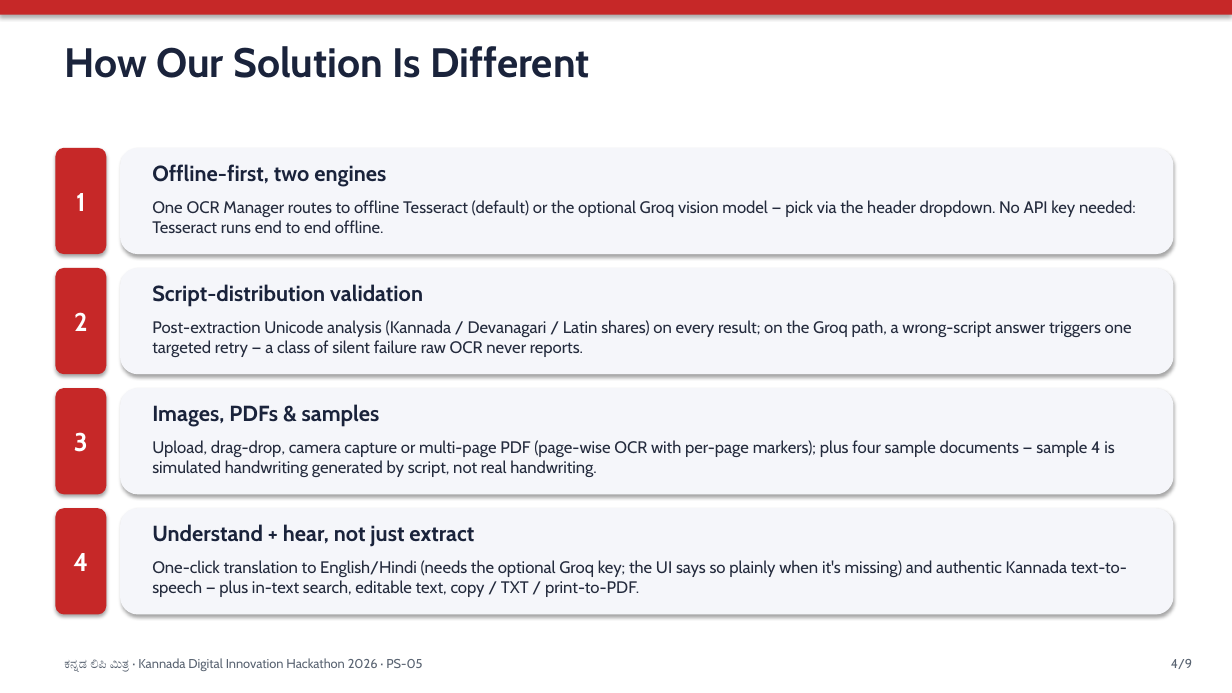
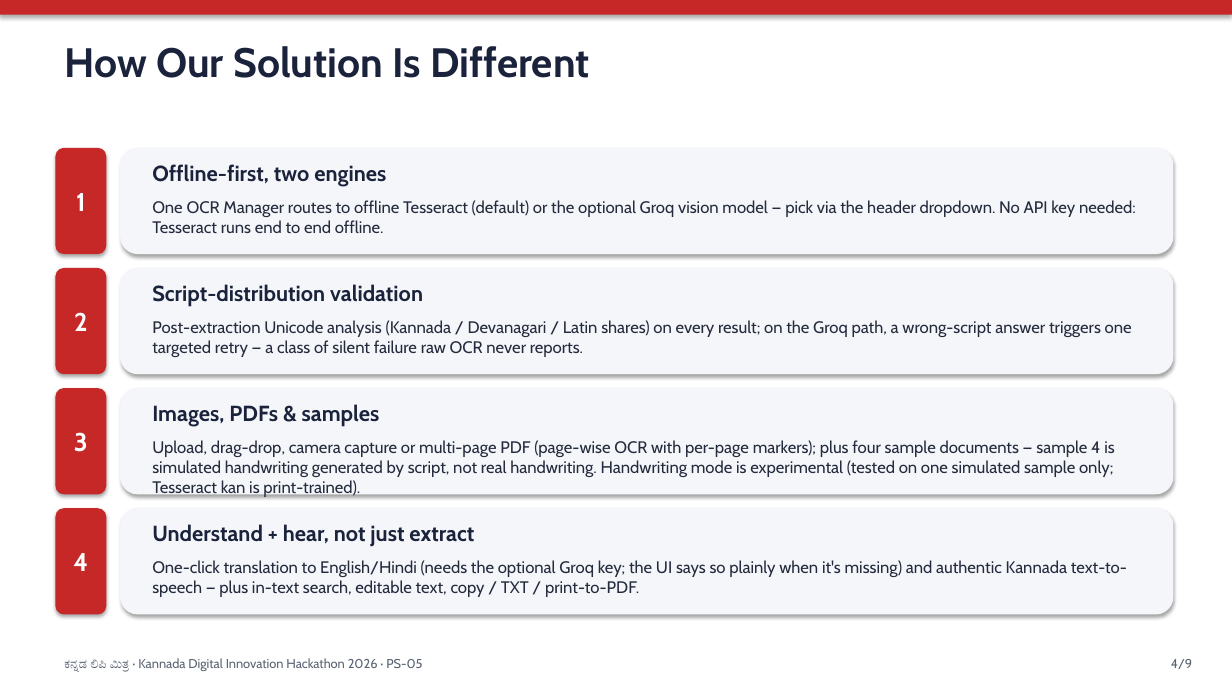
Before and after one commit to Ritika-Bhati-2266/Kannada-Text-Digitization, a slide deck: slide 4 of docs/Kannada_Lipi_Mitra_Presentation.pptx. Drawn at 1232x693 pixels with LibreOffice and Linux fonts; fonts in the diff are those of the drawing. Boxes give left, top, right and bottom in pixels: in the first picture for what was removed or moved away, otherwise in the second. Text is boxed around its words. In the diff, an @@ line names an element or a change of style, - is before the commit and + after.

Commit message:
docs: honest handwriting claims — experimental only, never-guess prompt, fresh Levenshtein CER table

```diff
--- a/docs/Kannada_Lipi_Mitra_Presentation.pptx
+++ b/docs/Kannada_Lipi_Mitra_Presentation.pptx
@@ text at <box>152,440,1114,497</box>: text changed @@
-Upload, drag-drop, camera capture or multi-page PDF (page-wise OCR with per-page markers); plus four sample documents — sample 4 is simulated handwriting generated by script, not real handwriting.
+Upload, drag-drop, camera capture or multi-page PDF (page-wise OCR with per-page markers); plus four sample documents — sample 4 is simulated handwriting generated by script, not real handwriting. Handwriting mode is experimental (tested on one simulated sample only; Tesseract kan is print-trained).
```
Also in this commit, not shown: 2 other slides changed, 4 other files.
